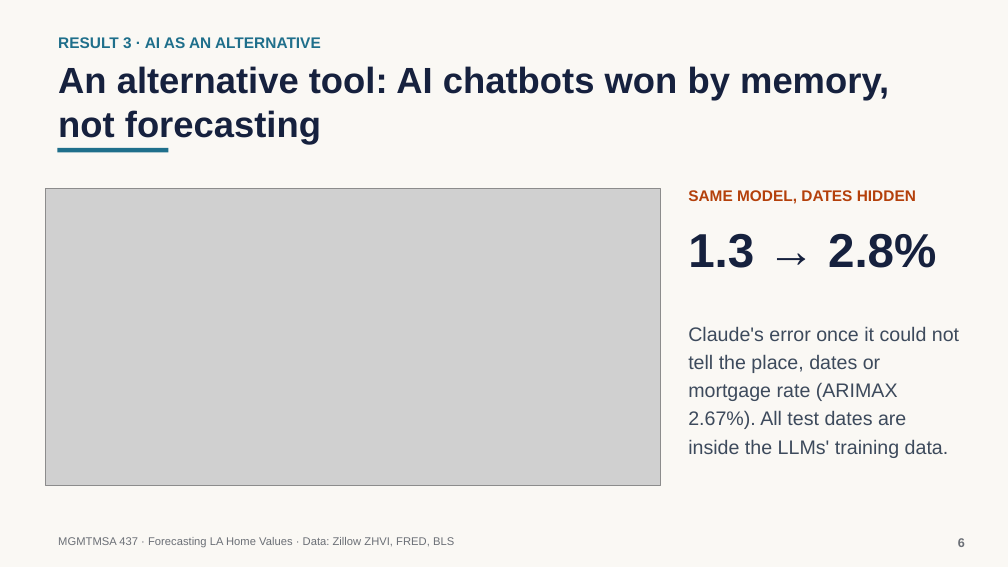
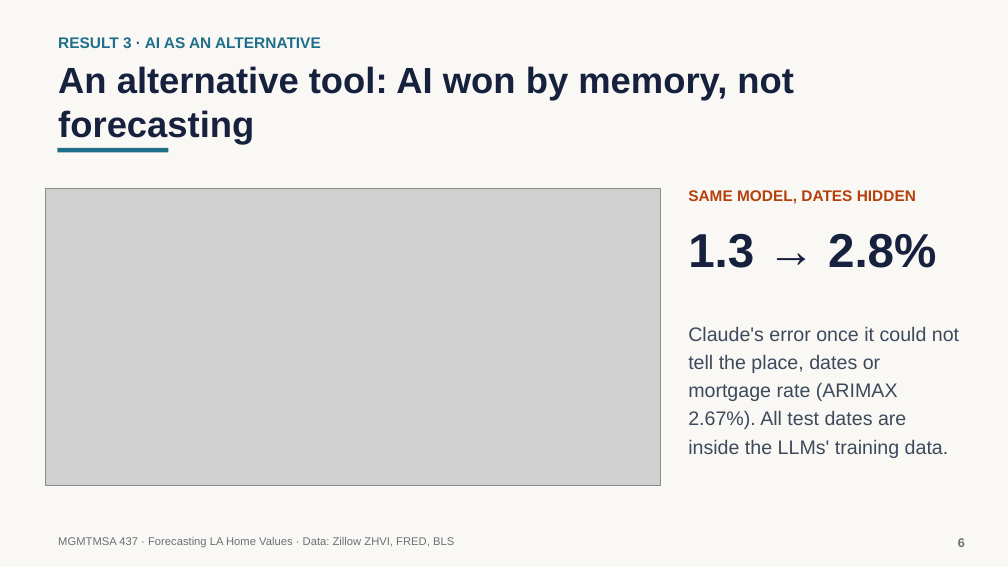
Before and after one commit to neiltd/la-housing-forecast, a slide deck: slide 6 of slides/LA_home_values_slides.pptx. Drawn at 1008x567 pixels with LibreOffice and Linux fonts; fonts in the diff are those of the drawing; grey boxes stand for pictures. Boxes give left, top, right and bottom in pixels: in the first picture for what was removed or moved away, otherwise in the second. Text is boxed around its words. In the diff, an @@ line names an element or a change of style, - is before the commit and + after.

```diff
--- a/slides/LA_home_values_slides.pptx
+++ b/slides/LA_home_values_slides.pptx
@@ text at (58, 66, 794, 144): text changed @@
-An alternative tool: AI chatbots won by memory, not forecasting
+An alternative tool: AI won by memory, not forecasting
```
Also in this commit, not shown: 9 other slides changed, 3 other files.
